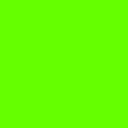
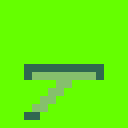
Layers edited between the first and the second 128×128 image:
hid "Background copy 2" over [24, 64, 104, 120]
hid "Background copy", painted on it over [24, 64, 104, 120]
painted on "Background" over [24, 64, 104, 120]
